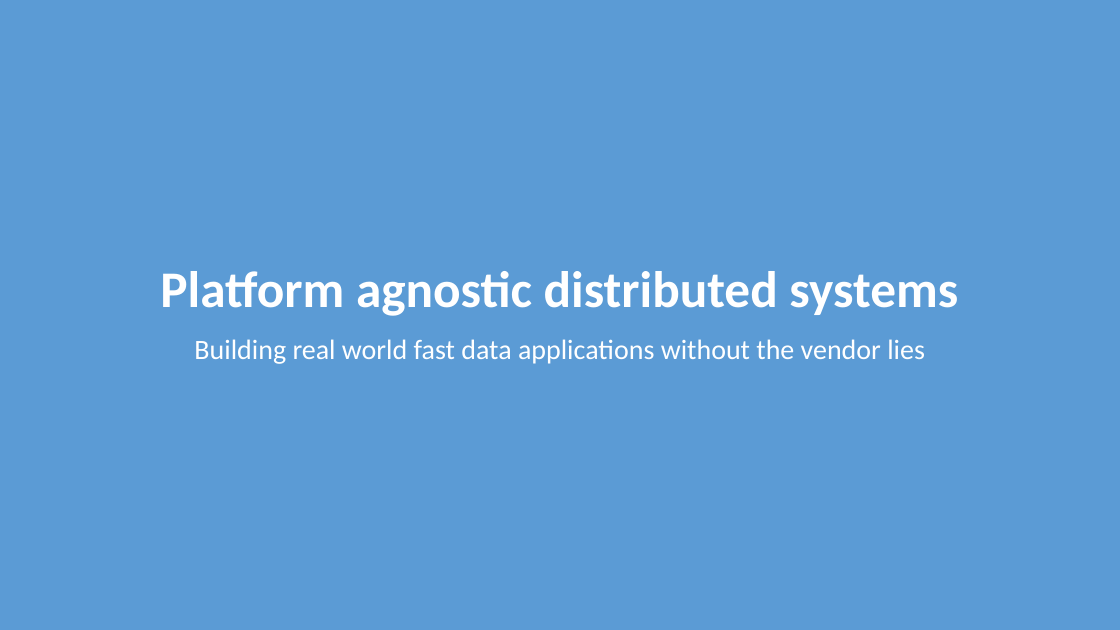
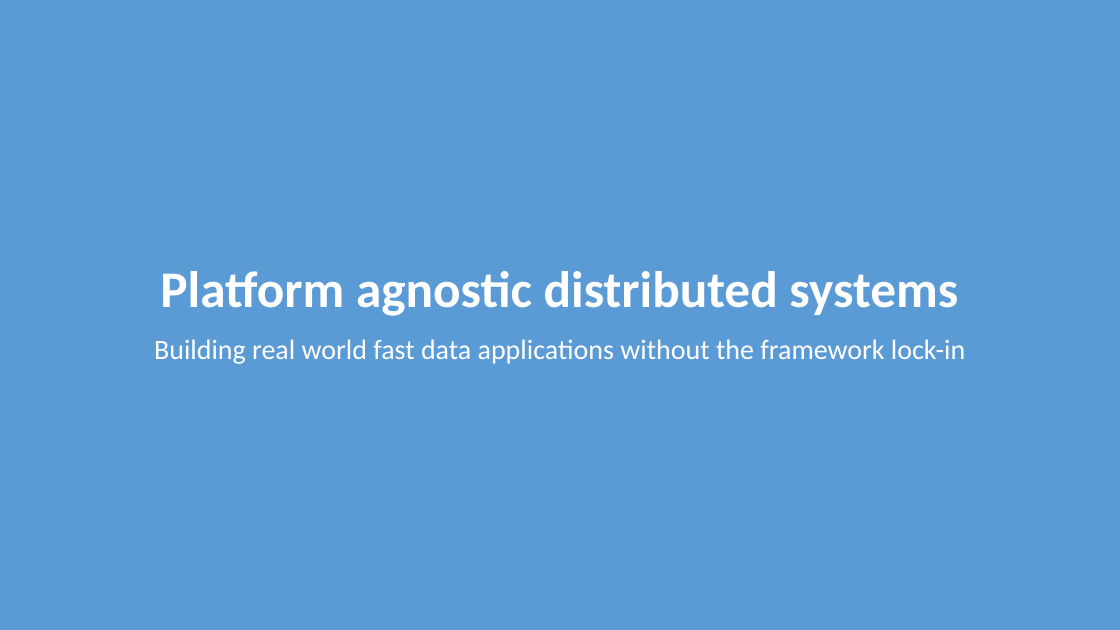
Before and after one commit to rogeralsing/Presentations, a slide deck: slide 1 of ClusterSoftware/cluster.pptx. Drawn at 1120x630 pixels with LibreOffice and Linux fonts; fonts in the diff are those of the drawing. Boxes give left, top, right and bottom in pixels: in the first picture for what was removed or moved away, otherwise in the second. Text is boxed around its words. In the diff, an @@ line names an element or a change of style, - is before the commit and + after.

```diff
--- a/ClusterSoftware/cluster.pptx
+++ b/ClusterSoftware/cluster.pptx
@@ subtitle at [154,339,965,364]: text changed @@
-Building real world fast data applications without the vendor lies
+Building real world fast data applications without the framework lock-in
```
Also in this commit, not shown: 1 other slide changed.
